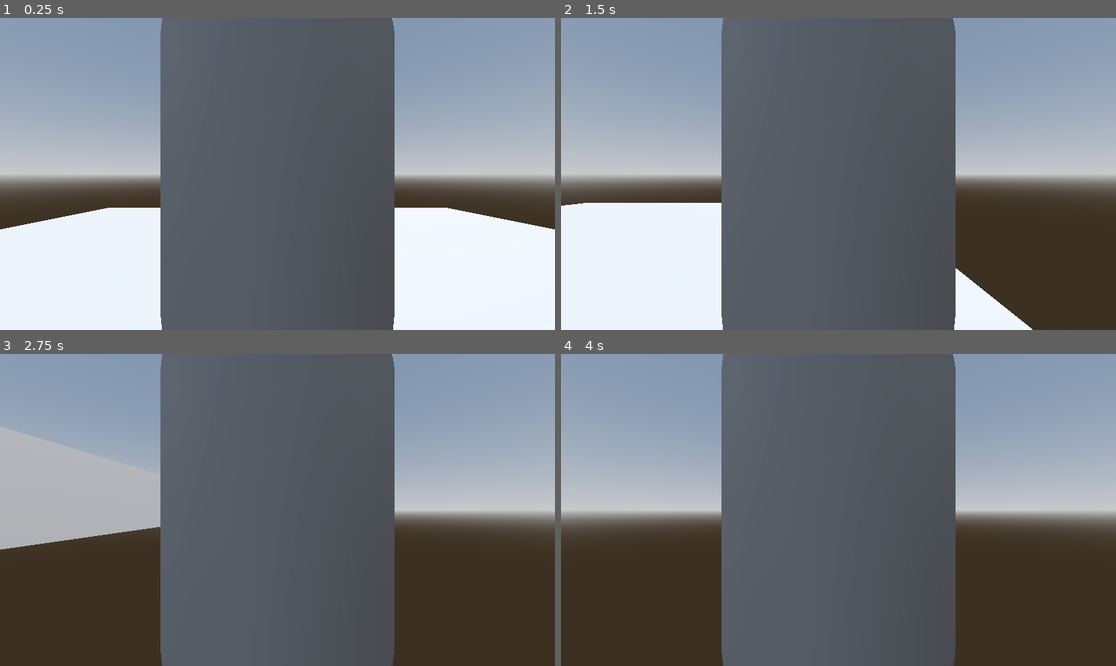
Above: before the commit, frames 1-4 (two rows, left to right).
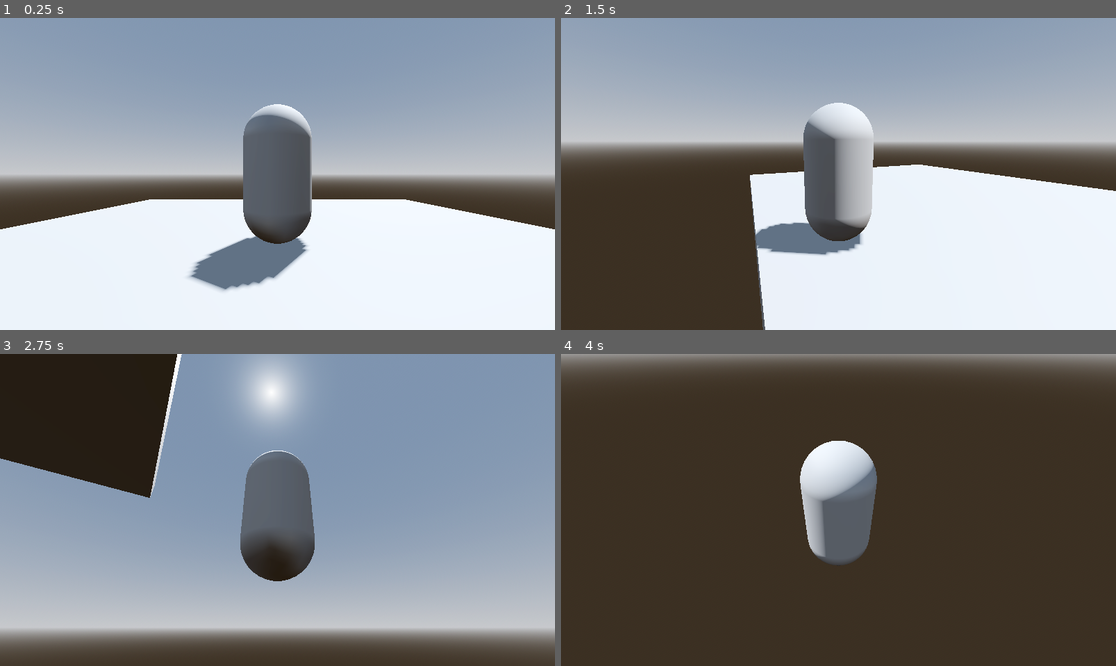
Above: after the commit, the same moments.

Repository: TotallyJoel/IntroToGodot
Game: Godot game, scene res://player.tscn
Two runs of this game, one before a commit and one after it. Both use one fixed random seed, a clock stepped at 60 frames per second and the inputs below. The project has no main scene, so this scene is started directly.
Inputs (mouse positions are in pixels of both pictures, inside the frame that each line leads up to):
- Up to frame 1 (0.25 s): no input
- Up to frame 2 (1.5 s): tap Enter (ui_accept) at 0.5, 0.77 s; move the mouse to (960, 158) at 0.52 s; hold Right (ui_right) 0.53-1.28 s; move the mouse to (727, 189) at 1.27 s; hold Down (ui_down) from 1.28 s (still down)
- Up to frame 3 (2.75 s): tap Enter (ui_accept) at 1.52 s; move the mouse to (333, 441) at 2.02 s; release Down (ui_down) at 2.03 s; hold Right (ui_right) from 2.03 s (still down)
- Up to frame 4 (4 s): move the mouse to (810, 572) at 2.77 s; release Right (ui_right) at 2.78 s; hold Up (ui_up) 2.78-3.53 s; tap Enter (ui_accept) at 3.02, 3.77 s; move the mouse to (1005, 556) at 3.52 s; hold Left (ui_left) from 3.53 s (still down)

The runs differ from the first frame. In frame 1, 38% of the frame differs, in the area x 19-81%, y 0-100%; in frame 2, 73%; in frame 3, 84%, in the area x 0-100%, y 0-100%; in frame 4, 72%.

Commit message:
message

Diff:
--- a/CharacterBody3D.gd
+++ b/CharacterBody3D.gd
@@ -1,11 +1,17 @@
 extends CharacterBody3D
+@export var gravity := 50.0
+@export var speed := 8.0
+@export var jump_force :=20.0
 
+@onready var spring_arm: SpringArm3D = $SpringArm3D
+@onready var mesh: MeshInstance3D = $MeshInstance3D
 
+var angular_acceleration := 7
 const SPEED = 5.0
 const JUMP_VELOCITY = 4.5
 
-# Get the gravity from the project settings to be synced with RigidBody nodes.
-var gravity = ProjectSettings.get_setting("physics/3d/default_gravity")
+
+
 
 
 func _physics_process(delta):
@@ -21,9 +27,12 @@
 	# As good practice, you should replace UI actions with custom gameplay actions.
 	var input_dir = Input.get_vector("ui_left", "ui_right", "ui_up", "ui_down")
 	var direction = (transform.basis * Vector3(input_dir.x, 0, input_dir.y)).normalized()
+	direction = direction.rotated(Vector3.UP, spring_arm.rotation.y).normalized()
+
 	if direction:
 		velocity.x = direction.x * SPEED
 		velocity.z = direction.z * SPEED
+		mesh.rotation.y = lerp_angle(mesh.rotation.y, atan2(direction.x,direction.z), delta * angular_acceleration)
 	else:
 		velocity.x = move_toward(velocity.x, 0, SPEED)
 		velocity.z = move_toward(velocity.z, 0, SPEED)
--- /dev/null
+++ b/SpringArm3D.gd
@@ -0,0 +1,19 @@
+extends SpringArm3D
+@export var mouse_sensetivity :=0.005
+
+# Called when the node enters the scene tree for the first time.
+func _ready():
+	Input.mouse_mode = Input. MOUSE_MODE_CAPTURED
+
+func _unhandled_input(event: InputEvent):
+	if event is InputEventMouseMotion:
+		rotation.x -= event.relative.y * mouse_sensetivity
+		rotation.x = clamp(rotation.x, deg_to_rad(-90), deg_to_rad(30))
+
+		rotation.y -= event.relative.x * mouse_sensetivity
+		rotation.y = wrapf(rotation.y, -PI, PI)
+
+
+# Called every frame. 'delta' is the elapsed time since the previous frame.
+func _process(delta):
+	pass
--- a/player.tscn
+++ b/player.tscn
@@ -1,6 +1,7 @@
-[gd_scene load_steps=9 format=3 uid="uid://cdkgs0xacl6o3"]
+[gd_scene load_steps=10 format=3 uid="uid://cdkgs0xacl6o3"]
 
 [ext_resource type="Script" path="res://CharacterBody3D.gd" id="1_d3qp0"]
+[ext_resource type="Script" path="res://SpringArm3D.gd" id="2_s7n02"]
 
 [sub_resource type="ProceduralSkyMaterial" id="ProceduralSkyMaterial_imyip"]
 sky_horizon_color = Color(0.64625, 0.65575, 0.67075, 1)
@@ -34,7 +35,7 @@
 transform = Transform3D(-0.866025, -0.433013, 0.25, 0, 0.5, 0.866025, -0.5, 0.75, -0.433013, 0, 0, 0)
 shadow_enabled = true
 
-[node name="CharacterBody3D" type="CharacterBody3D" parent="."]
+[node name="CharacterBody3D" type="CharacterBody3D" parent="." groups=["player"]]
 script = ExtResource("1_d3qp0")
 
 [node name="MeshInstance3D" type="MeshInstance3D" parent="CharacterBody3D"]
@@ -45,8 +46,12 @@
 shape = SubResource("CapsuleShape3D_eoqt1")
 
 [node name="SpringArm3D" type="SpringArm3D" parent="CharacterBody3D"]
+spring_length = 3.0
+script = ExtResource("2_s7n02")
 
 [node name="Camera3D" type="Camera3D" parent="CharacterBody3D/SpringArm3D"]
+
+[node name="RayCast3D" type="RayCast3D" parent="CharacterBody3D/SpringArm3D/Camera3D"]
 
 [node name="MeshInstance3D" type="MeshInstance3D" parent="."]
 transform = Transform3D(1, 0, 0, 0, 1, 0, 0, 0, 1, 0, -1.3813, 0)
